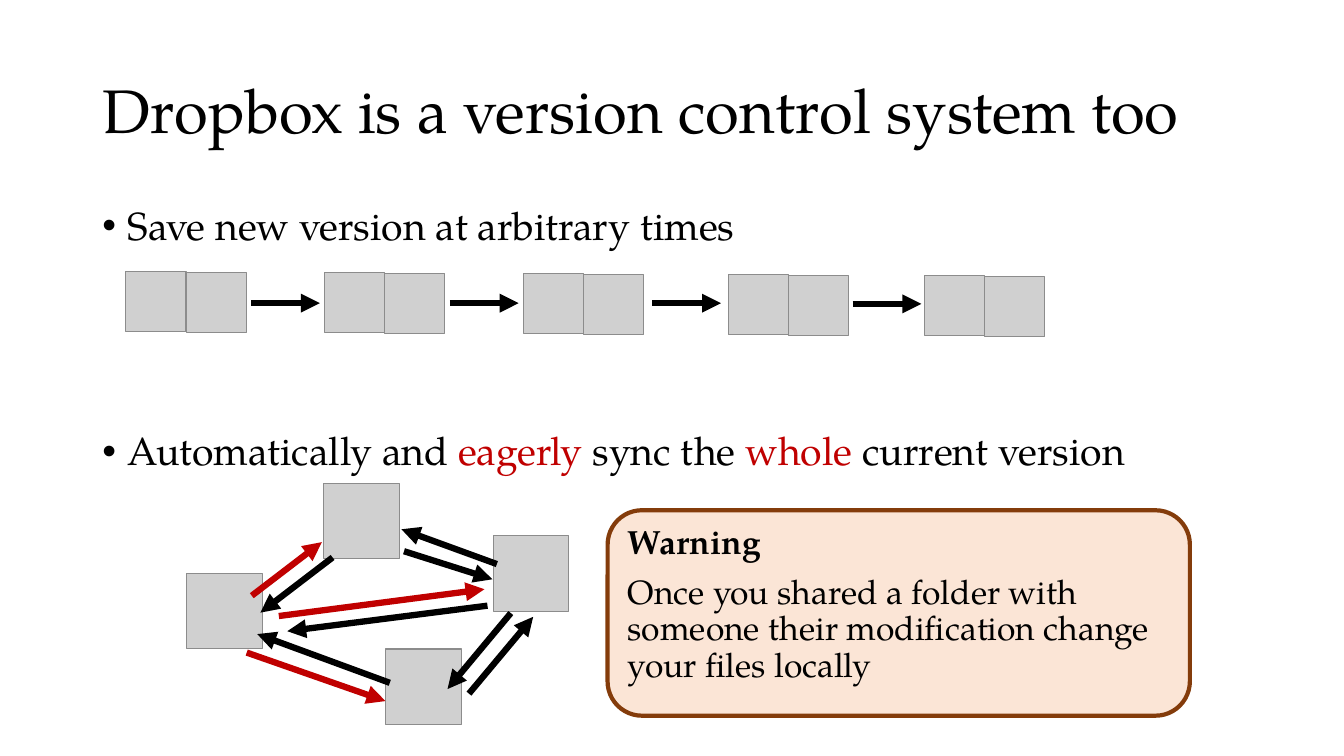
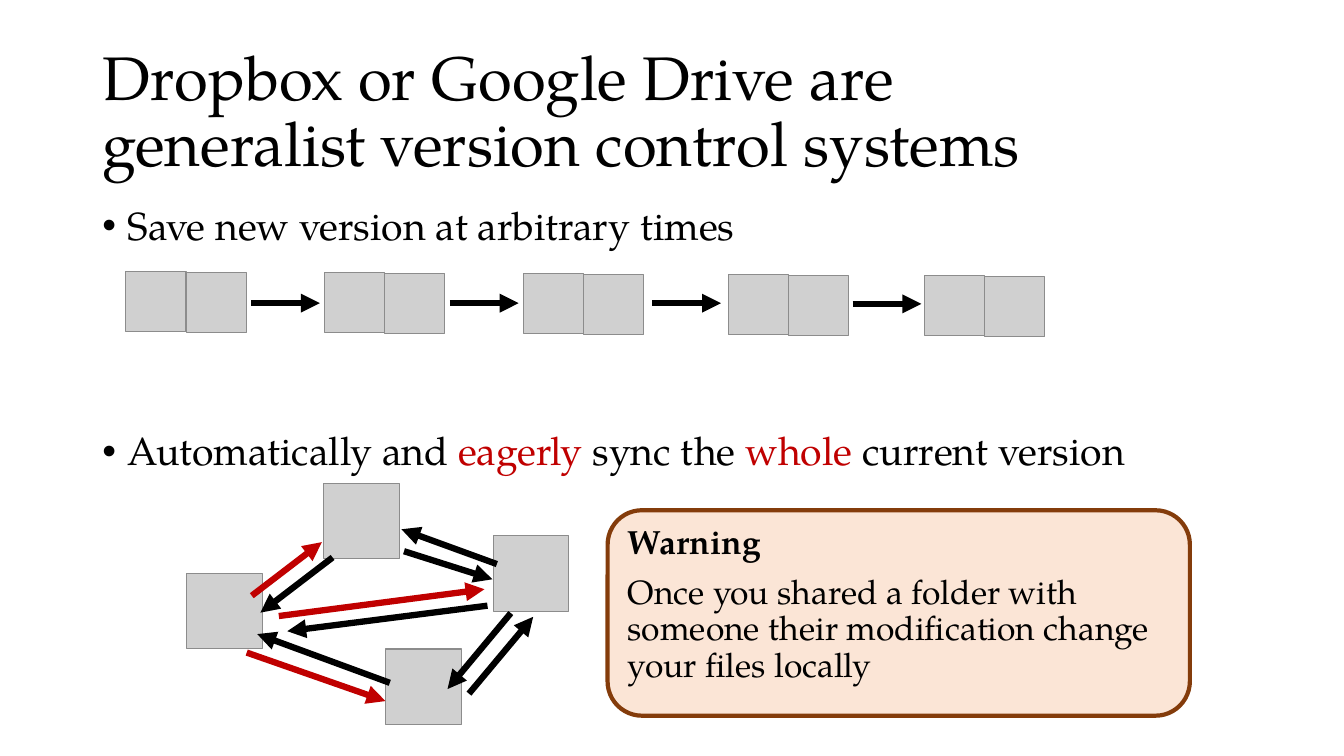
Before and after one commit to Kolaru/GitEssentials, a slide deck: slide 4 of git_workshop.pptx. Drawn at 1344x756 pixels with LibreOffice and Linux fonts; fonts in the diff are those of the drawing; grey boxes stand for pictures. Boxes give left, top, right and bottom in pixels: in the first picture for what was removed or moved away, otherwise in the second. Text is boxed around its words. In the diff, an @@ line names an element or a change of style, - is before the commit and + after.

```diff
--- a/git_workshop.pptx
+++ b/git_workshop.pptx
@@ title at (102,55,1020,184): text changed @@
-Dropbox is a version control system too
+Dropbox or Google Drive are
+generalist version control systems
```
Also in this commit, not shown: 7 other slides changed, 1 slide added.
